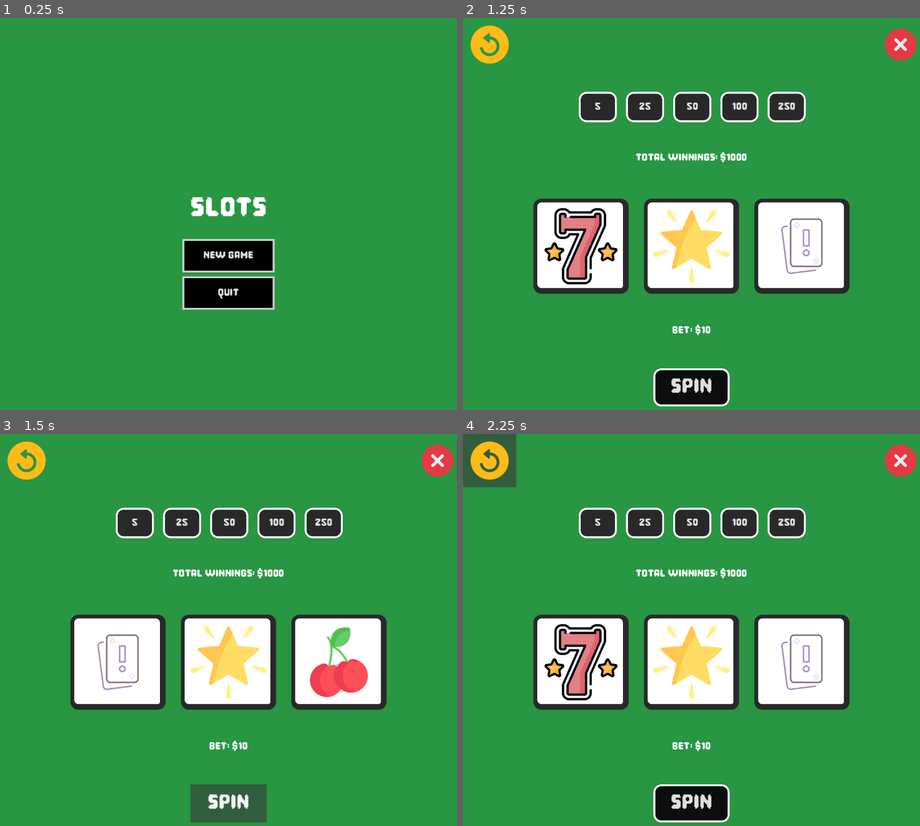
Above: before the commit, frames 1-4 (two rows, left to right).
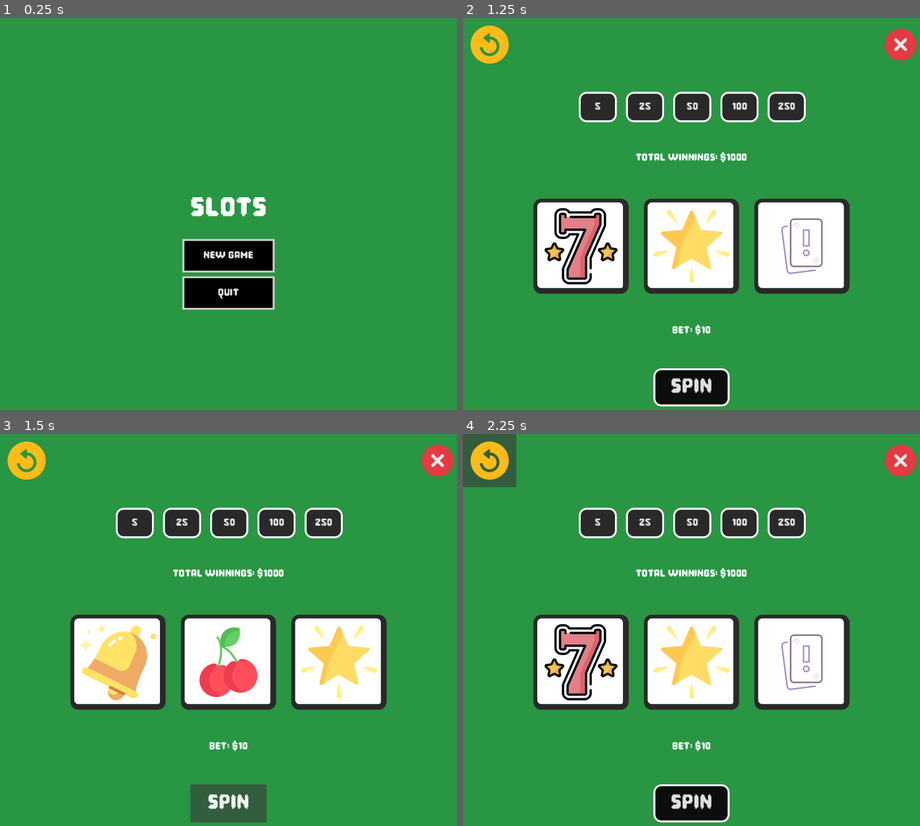
Above: after the commit, the same moments.

Repository: ankit-suman-07/GODOT_Slots
Game: Godot game, scene res://scenes/main_menu.tscn
The game is run twice, just before and just after one commit, with the same random seed, the same clock (stepped at 60 frames per second) and the same inputs.
Inputs (mouse positions are in pixels of both pictures, inside the frame that each line leads up to):
- Up to frame 1 (0.25 s): no input
- Up to frame 2 (1.25 s): click "New Game" at 0.5 s
- Up to frame 3 (1.5 s): click "SPIN" at 1.25 s
- Up to frame 4 (2.25 s): click (490, 461) at 2 s

Frames 1-2 are identical in both runs. In frame 3, 5.1% of the frame differs, in the area x 17-83%, y 48-68%; in frame 4, nothing differs.

Commit message:
Implement random generation

Diff:
--- a/scripts/game_screen.gd
+++ b/scripts/game_screen.gd
@@ -26,6 +26,7 @@
 ]
 
 const MULTIPLIER = [25, 15, 10, 5, 2, 1]
+var WEIGHTS = PackedFloat32Array([1, 3, 4, 6, 8, 3])
 var bet = 0
 var total_earned = 100
 
@@ -39,12 +40,20 @@
 	pass
 
 func spin_slot():
-	left_slot.texture = SLOT_TEXTURES[rng.randi_range(0, SLOT_TEXTURES.size() - 1)]
-	mid_slot.texture = SLOT_TEXTURES[rng.randi_range(0, SLOT_TEXTURES.size() - 1)]
-	right_slot.texture = SLOT_TEXTURES[rng.randi_range(0, SLOT_TEXTURES.size() - 1)]
+	# Use weights instead of probabilities
+	var left_index = rng.rand_weighted(WEIGHTS)
+	var mid_index = rng.rand_weighted(WEIGHTS)
+	var right_index = rng.rand_weighted(WEIGHTS)
 
-func update_slots():
-	pass
+	update_slots(left_index, mid_index, right_index)
+	#check_slots(left_index, mid_index, right_index)
+
+
+func update_slots(left, mid, right):
+	left_slot.texture = SLOT_TEXTURES[left]
+	mid_slot.texture = SLOT_TEXTURES[mid]
+	right_slot.texture = SLOT_TEXTURES[right]
+
 
 
 
